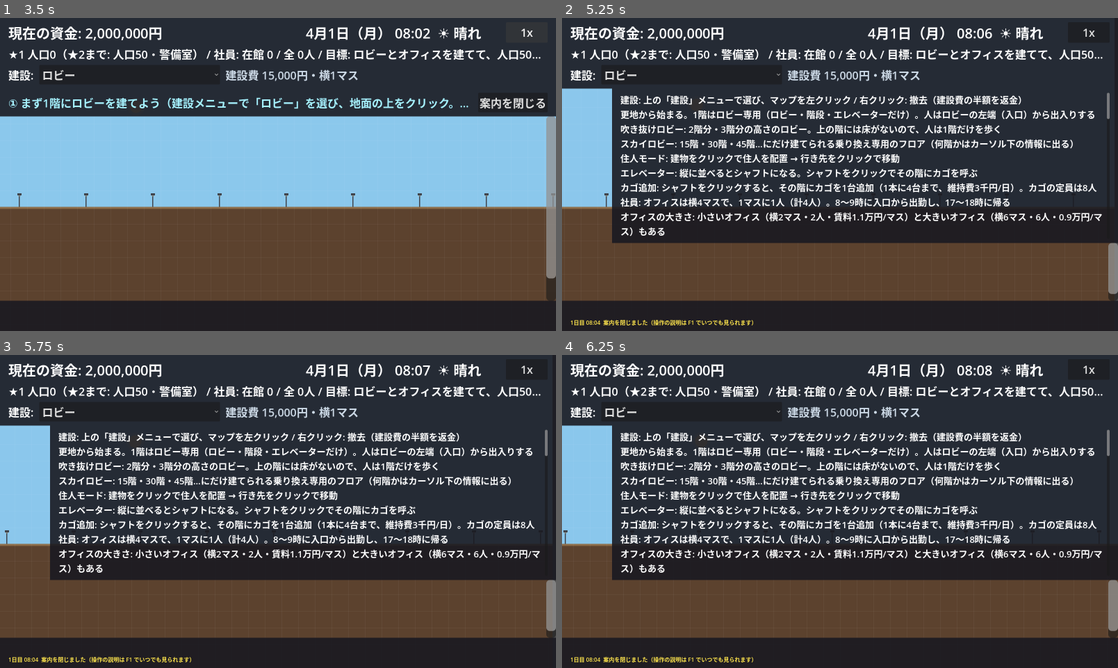
Above: before the commit, frames 1-4 (two rows, left to right).
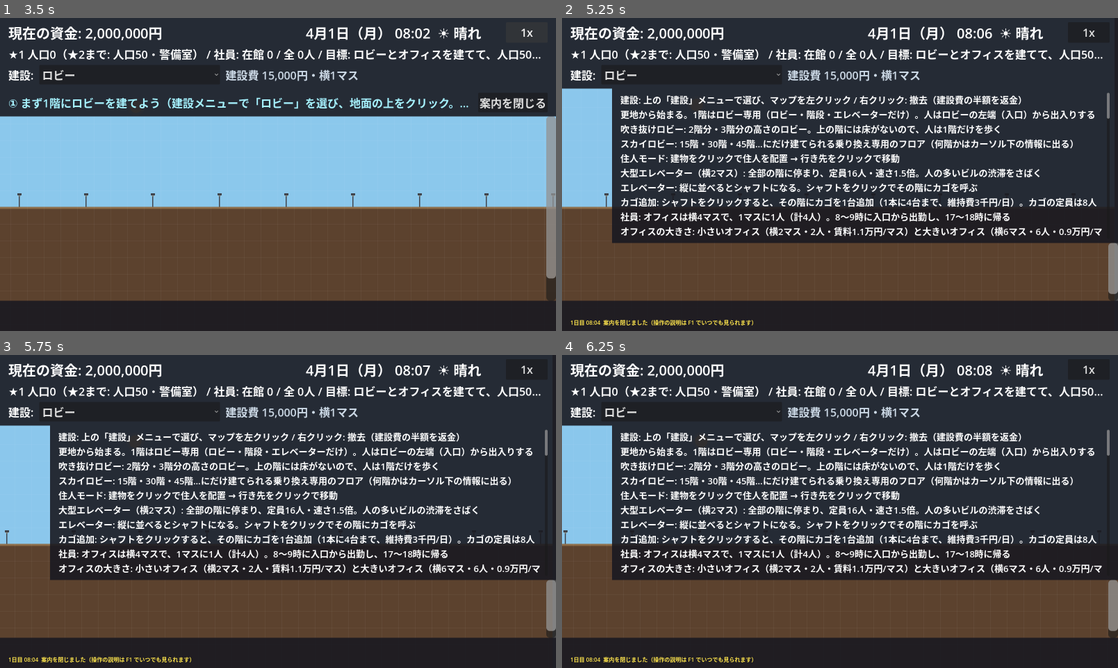
Above: after the commit, the same moments.

Repository: Toshiaki0315/ProjectTower
Game: Godot game, scene res://scenes/main.tscn
Same seed, same stepped clock (60 frames per second), same inputs: the game is played once before the commit and once after it.
Inputs (mouse positions are in pixels of both pictures, inside the frame that each line leads up to):
- Up to frame 1 (3.5 s): click "はじめから" at 0.5 s; click "1x" at 1.25 s; click "4x" at 2 s; click "16x" at 2.75 s
- Up to frame 2 (5.25 s): click "ロビー" at 3.5 s; click "案内を閉じる" at 4.25 s; tap Enter at 5 s; move the mouse to (962, 158) at 5.02 s; hold D from 5.03 s (still down); tap H at 5.1 s; click (962, 158) at 5.17 s
- Up to frame 3 (5.75 s): keep holding D
- Up to frame 4 (6.25 s): release D at 5.75 s; tap Space at 5.75 s; drag from (728, 527) to (812, 574) at 5.77 s

Frame 1 is identical in both runs. In frame 2, 6.2% of the frame differs, in the area x 10-99%, y 32-70%; in frame 3, 6.2%; in frame 4, 6.2%.

Commit message:
feat: 大型エレベーター（横2マス・全階停車・定員16人・速さ1.5倍）
- 急行（1階とスカイロビーだけ）とは役割を分け、中層階の混雑をさばく担当にする
- 横2マスでも1本のシャフト・1台のカゴになるよう、左端のマスで数える
  （elevator_system.shaft_column）。カゴの絵も2マス幅で中央に描く
- 経路探索の待ち時間の見込みを定員に反比例させ、定員の大きいカゴを選びやすくした

Co-Authored-By: Claude Opus 5 <noreply@anthropic.com>

Diff:
--- a/scripts/actors/elevator_car.gd
+++ b/scripts/actors/elevator_car.gd
@@ -27,9 +27,12 @@
 const CAPACITY := 8    # 定員（標準エレベーター）
 const EXPRESS_SPEED := 144.0 # 急行エレベーターの速さ（標準の3倍）
 const EXPRESS_CAPACITY := 20 # 急行エレベーターの定員
+const LARGE_SPEED := 72.0    # 大型エレベーターの速さ（標準の1.5倍）
+const LARGE_CAPACITY := 16   # 大型エレベーターの定員（標準の2倍）
 const STANDARD_COLOR := Color(0.75, 0.78, 0.85) # 標準のカゴの扉（銀）
 const EXPRESS_COLOR := Color(0.95, 0.78, 0.3)   # 急行のカゴの扉（金）
 const SERVICE_COLOR := Color(0.45, 0.75, 0.65)  # サービスのカゴの扉（緑）
+const LARGE_COLOR := Color(0.6, 0.72, 0.95)     # 大型のカゴの扉（青）
 
 # 群管理で乗り場呼びを割り当てるときの手間（コスト）の見積もり。単位は「階数」
 const STOP_COST := 1.5     # 停まる予定1つあたり（扉の開け閉めの時間）
@@ -38,10 +41,11 @@
 
 var world: Node2D  # main.gd
 var column: int    # シャフトのx座標
-var shaft_type := "elevator" # シャフトの種類（"elevator" = 標準 / "express_elevator" = 急行 / "service_elevator" = サービス）
-var speed := SPEED       # 昇降の速さ（急行は速い）
-var capacity := CAPACITY # 定員（急行は大きい）
-var body_color := STANDARD_COLOR # 扉の色（標準は銀、急行は金）
+var shaft_type := "elevator" # シャフトの種類（"elevator" = 標準 / "express_elevator" = 急行 / "large_elevator" = 大型 / "service_elevator" = サービス）
+var speed := SPEED       # 昇降の速さ（急行・大型は速い）
+var capacity := CAPACITY # 定員（急行・大型は大きい）
+var width_cells := 1     # カゴの横幅（マス数。大型は2）
+var body_color := STANDARD_COLOR # 扉の色（標準は銀、急行は金、大型は青、サービスは緑）
 var top_y: int     # シャフトの最上階
 var bottom_y: int  # シャフトの最下階
 var floor_y: int   # 最後に通過・停車した階
@@ -68,15 +72,22 @@
 	position = floor_position(floor_y)
 	z_index = 8 # マス目の表示より手前、住人より奥
 
-# シャフトの種類を決める（急行は速く、定員が多く、金色）
+# シャフトの種類を決める（急行は速く・金色、大型は横2マスで定員が大きい）
 func set_shaft_type(type: String) -> void:
 	shaft_type = type
-	var express := type == "express_elevator"
-	speed = EXPRESS_SPEED if express else SPEED
-	capacity = EXPRESS_CAPACITY if express else CAPACITY
+	speed = SPEED
+	capacity = CAPACITY
+	width_cells = 1
 	body_color = STANDARD_COLOR
-	if express:
+	if type == "express_elevator":
+		speed = EXPRESS_SPEED
+		capacity = EXPRESS_CAPACITY
 		body_color = EXPRESS_COLOR
+	elif type == "large_elevator":
+		speed = LARGE_SPEED
+		capacity = LARGE_CAPACITY
+		width_cells = 2
+		body_color = LARGE_COLOR
 	elif type == "service_elevator":
 		body_color = SERVICE_COLOR
 	queue_redraw()
@@ -106,7 +117,8 @@
 	return world.tile_map.local_to_map(position).y
 
 func floor_position(y: int) -> Vector2:
-	return world.tile_map.map_to_local(Vector2i(column, y))
+	# 横2マスの大型は、2マスの真ん中に来るように半マスずらす
+	return world.tile_map.map_to_local(Vector2i(column, y)) + Vector2((width_cells - 1) * 8.0, 0)
 
 # ---------------------------------------------------
 # 呼び出しの受け付け
@@ -336,13 +348,14 @@
 # ---------------------------------------------------
 
 func _draw() -> void:
-	var body := Rect2(-6, -7, 12, 14)
+	var half := 6.0 + (width_cells - 1) * 8.0 # 大型は横2マスぶんの幅で描く
+	var body := Rect2(-half, -7, half * 2.0, 14)
 	draw_rect(body.grow(1), Color.BLACK)
 	if state == State.DOORS_OPEN:
 		# 扉が開いている：明るい室内と、左右に寄せた扉
 		draw_rect(body, Color(1.0, 0.95, 0.7))
-		draw_rect(Rect2(-6, -7, 2, 14), body_color)
-		draw_rect(Rect2(4, -7, 2, 14), body_color)
+		draw_rect(Rect2(-half, -7, 2, 14), body_color)
+		draw_rect(Rect2(half - 2, -7, 2, 14), body_color)
 	else:
 		# 扉が閉まっている：銀色（急行は金色）の扉と中央の合わせ目
 		draw_rect(body, body_color)
@@ -351,7 +364,7 @@
 	var load_ratio := float(passengers.size()) / capacity
 	if load_ratio > 0.0:
 		var gauge_color := Color(1.0, 0.3, 0.3) if passengers.size() >= capacity else Color(0.3, 1.0, 0.4)
-		draw_rect(Rect2(-6, 5, 12.0 * minf(load_ratio, 1.0), 2), gauge_color)
+		draw_rect(Rect2(-half, 5, half * 2.0 * minf(load_ratio, 1.0), 2), gauge_color)
 	# 進行方向の表示（▲ 上へ / ▼ 下へ）
 	var arrow_color := Color(0.3, 1.0, 0.4)
 	if direction == Direction.UP:
--- a/scripts/main.gd
+++ b/scripts/main.gd
@@ -50,7 +50,7 @@
 # 建設メニューの並び（見出しごとにまとめる）。BUILDINGS に建物を足したら、ここにも入れる
 const MODE_GROUPS := [
 	{"name": "テナント", "modes": ["small_office", "office", "large_office", "hotel", "hotel_twin", "hotel_suite", "restaurant", "fastfood", "shop", "cinema", "housing", "wedding", "event_hall"]},
-	{"name": "ロビー・移動", "modes": ["lobby", "lobby2", "lobby3", "sky_lobby", "stairs", "escalator", "elevator", "express_elevator", "service_elevator", "add_car", "set_home", "service"]},
+	{"name": "ロビー・移動", "modes": ["lobby", "lobby2", "lobby3", "sky_lobby", "stairs", "escalator", "elevator", "express_elevator", "large_elevator", "service_elevator", "add_car", "set_home", "service"]},
 	{"name": "設備", "modes": ["housekeeping", "recycling", "security", "medical", "subway", "ramp", "parking", "helipad", "garden"]},
 	{"name": "その他", "modes": ["demolish", "resident"]},
 ]
--- a/scripts/systems/buildings.gd
+++ b/scripts/systems/buildings.gd
@@ -37,6 +37,7 @@
 	"lobby3": {"name": "吹き抜けロビー（3階分）", "cost": 45000, "source_id": 17, "floors": "ground", "height": 3, "lobby": true},
 	"sky_lobby": {"name": "スカイロビー", "cost": 50000, "source_id": 18, "floors": "sky_lobby"},
 	"express_elevator": {"name": "急行エレベーター", "cost": 120000, "source_id": 19, "floors": "any"},
+	"large_elevator": {"name": "大型エレベーター", "cost": 240000, "source_id": 32, "width": 2, "floors": "any"},
 	"escalator": {"name": "エスカレーター", "cost": 100000, "source_id": 20, "width": 2, "floors": "any"},
 	"service_elevator": {"name": "サービスエレベーター", "cost": 80000, "source_id": 21, "floors": "any"},
 }
--- a/scripts/systems/economy_system.gd
+++ b/scripts/systems/economy_system.gd
@@ -31,6 +31,7 @@
 const MAINTENANCE := {     # 建物1つの1日の維持費（エレベーターは1マスが1つ）
 	"elevator": 2000,
 	"express_elevator": 3000,
+	"large_elevator": 3000, # 大型は1階ぶん（横2マス）で3,000円
 	"escalator": 2000,
 	"service_elevator": 1500,
 	"housekeeping": 10000,
--- a/scripts/systems/elevator_system.gd
+++ b/scripts/systems/elevator_system.gd
@@ -5,6 +5,7 @@
 # シャフト = 同じ列で縦につながった、同じ種類のエレベーターのマスのまとまり。
 # 種類（SHAFT_TYPES）: "elevator" = 標準（全部の階に停まる） /
 #                      "express_elevator" = 急行（1階とスカイロビーの階だけに停まる。速くて定員が多い）
+#                      "large_elevator" = 大型（横2マス。全部の階に停まり、定員が大きくて少し速い）
 #                      "service_elevator" = サービス（裏方＝清掃員だけが乗れる）
 # 建設・撤去のたびに rebuild() を呼んで、シャフトとカゴを作り直す。
 #
@@ -14,7 +15,7 @@
 # ---------------------------------------------------
 
 const ElevatorCar := preload("res://scripts/actors/elevator_car.gd")
-const SHAFT_TYPES := ["elevator", "express_elevator", "service_elevator"]
+const SHAFT_TYPES := ["elevator", "express_elevator", "large_elevator", "service_elevator"]
 const MAX_CARS := 4        # 1本のシャフトに置けるカゴの数
 const CAR_COST := 50000    # カゴを1台追加する費用
 const CAR_MAINTENANCE := 3000 # 追加したカゴ1台の1日の維持費
@@ -62,9 +63,13 @@
 # 待機階（ホーム）: 呼び出しがなくなったカゴが戻る階。シャフトごとに1つ設定できる
 # ---------------------------------------------------
 
+# シャフトの列（横2マスの大型エレベーターは、左端のマスの列で表す）
+func shaft_column(cell: Vector2i) -> int:
+	return world.building_grid[cell].origin.x if world.building_grid.has(cell) else cell.x
+
 # シャフトを見分けるキー（同じ列に標準と急行が並ぶこともあるので、種類も見る）
 func shaft_key(cell: Vector2i) -> Array:
-	return [world.get_building_type(cell), cell.x]
+	return [world.get_building_type(cell), shaft_column(cell)]
 
 # 指定マスのシャフトの待機階（設定していなければnull）
 func get_home(cell: Vector2i):
@@ -155,7 +160,7 @@
 func find_shafts() -> Array:
 	var result: Array = []
 	for type in SHAFT_TYPES:
-		for cell: Vector2i in world.find_cells_of_type(type):
+		for cell: Vector2i in world.find_units_of_type(type): # 大型は左端のマスだけ見る
 			# シャフトの最下段のマスからだけ数え始める
 			if world.get_building_type(cell + Vector2i.DOWN) == type:
 				continue
@@ -170,7 +175,7 @@
 	var result: Array = []
 	var type: String = world.get_building_type(cell)
 	for car in cars:
-		if is_instance_valid(car) and car.shaft_type == type and car.column == cell.x and car.has_floor(cell.y):
+		if is_instance_valid(car) and car.shaft_type == type and car.column == shaft_column(cell) and car.has_floor(cell.y):
 			result.append(car)
 	return result
 
@@ -203,7 +208,7 @@
 	if get_add_car_problem(cell) != "":
 		return false
 	var first = get_car_at(cell)
-	cars.append(create_car(first.shaft_type, cell.x, first.top_y, first.bottom_y, cell.y))
+	cars.append(create_car(first.shaft_type, shaft_column(cell), first.top_y, first.bottom_y, cell.y))
 	world.funds -= CAR_COST
 	return true
 
--- a/scripts/systems/noise_system.gd
+++ b/scripts/systems/noise_system.gd
@@ -26,6 +26,7 @@
 	"ramp": 2,             # スロープ
 	"elevator": 2,         # エレベーター
 	"express_elevator": 3, # 急行エレベーター
+	"large_elevator": 3,   # 大型エレベーター
 	"service_elevator": 2, # サービスエレベーター
 	"escalator": 2,        # エスカレーター
 	"lobby": 2, "lobby2": 2, "lobby3": 2, "sky_lobby": 2, # ロビー（人の出入りが多い）
--- a/scripts/systems/pathfinding.gd
+++ b/scripts/systems/pathfinding.gd
@@ -16,7 +16,7 @@
 const WALK_COST := 1.0           # 横に1マス歩く
 const STAIRS_COST := 2.0         # 階段で1階分上り下りする
 const ESCALATOR_COST := 1.0      # エスカレーターで1階分上り下りする（待ち時間がなく、階段より楽）
-const ELEVATOR_WAIT_COST := 4.0  # エレベーターに乗る（待ち時間の見込み）
+const ELEVATOR_WAIT_COST := 4.0  # エレベーターに乗る（待ち時間の見込み。定員が大きいカゴほど短くなる）
 const ELEVATOR_FLOOR_COST := 0.5 # エレベーターで1階分移動する
 
 # 指定マスから1回で移動できる先とそのコストの一覧（住人の移動ルールはすべてここで決まる）
@@ -46,10 +46,12 @@
 	if world.elevator_system.is_shaft_type(world.get_building_type(cell)) and (staff or world.get_building_type(cell) != "service_elevator"):
 		var car = world.elevator_system.get_car_at(cell)
 		if car and car.in_service and car.is_stop_floor(cell.y):
+			# 速いカゴほど1階ぶんが安く、定員の大きいカゴほど待ち時間の見込みが短い
 			var floor_cost: float = ELEVATOR_FLOOR_COST * car.SPEED / car.speed
+			var wait_cost: float = ELEVATOR_WAIT_COST * car.CAPACITY / car.capacity
 			for y in range(car.top_y, car.bottom_y + 1):
 				if y != cell.y and car.is_stop_floor(y):
-					var cost := ELEVATOR_WAIT_COST + floor_cost * absi(y - cell.y)
+					var cost := wait_cost + floor_cost * absi(y - cell.y)
 					result.append({"to": Vector2i(cell.x, y), "cost": cost})
 	return result
 
--- a/scripts/view/pixel_art.gd
+++ b/scripts/view/pixel_art.gd
@@ -656,6 +656,24 @@
 		"FFFFFFFFFFFFFFFF",
 		"KKKKKKKKKKKKKKKK",
 	],
+	"large_elevator": [
+		"KKKKKKKKKKKKKKKKKKKKKKKKKKKKKKKK",
+		"rrRrrrrrrrrrrrccccrrrrrrrrrrrRrr",
+		"rrRrrrrrrrrrrrccccrrrrrrrrrrrRrr",
+		"rrRrrrrrrrrrrrccccrrrrrrrrrrrRrr",
+		"rrRrrrrrrrrrrrccccrrrrrrrrrrrRrr",
+		"rrRrrrrrrrrrrrccccrrrrrrrrrrrRrr",
+		"rrRrrrrrrrrrrrccccrrrrrrrrrrrRrr",
+		"rrRrrrrrrrrrrrccccrrrrrrrrrrrRrr",
+		"rrRrrrrrrrrrrrccccrrrrrrrrrrrRrr",
+		"rrRrrrrrrrrrrrccccrrrrrrrrrrrRrr",
+		"rrRrrrrrrrrrrrccccrrrrrrrrrrrRrr",
+		"rrRrrrrrrrrrrrccccrrrrrrrrrrrRrr",
+		"rrRrrrrrrrrrrrccccrrrrrrrrrrrRrr",
+		"rrRrrrrrrrrrrrccccrrrrrrrrrrrRrr",
+		"GGGGGGGGGGGGGGGGGGGGGGGGGGGGGGGG",
+		"KKKKKKKKKKKKKKKKKKKKKKKKKKKKKKKK",
+	],
 	"recycling": [
 		"KKKKKKKKKKKKKKKKKKKKKKKKKKKKKKKKKKKKKKKKKKKKKKKK",
 		"ZZZZZZZZZZZZZZZZZZZZZZZZZZZZZZZZZZZZZZZZZZZZZZZZ",
--- a/scripts/view/ui.gd
+++ b/scripts/view/ui.gd
@@ -2,6 +2,7 @@
 
 const ChartView := preload("res://scripts/view/chart_view.gd")
 const Buildings := preload("res://scripts/systems/buildings.gd")
+const ElevatorCar := preload("res://scripts/actors/elevator_car.gd")
 
 # ---------------------------------------------------
 # 画面（UI）の組み立てと更新。main.gd から使う。
@@ -222,6 +223,7 @@
 		"吹き抜けロビー: 2階分・3階分の高さのロビー。上の階には床がないので、人は1階だけを歩く",
 		"スカイロビー: 15階・30階・45階…にだけ建てられる乗り換え専用のフロア（何階かはカーソル下の情報に出る）",
 		"住人モード: 建物をクリックで住人を配置 → 行き先をクリックで移動",
+		"大型エレベーター（横2マス）: 全部の階に停まり、定員16人・速さ1.5倍。人の多いビルの渋滞をさばく",
 		"エレベーター: 縦に並べるとシャフトになる。シャフトをクリックでその階にカゴを呼ぶ",
 		"カゴ追加: シャフトをクリックすると、その階にカゴを1台追加（1本に4台まで、維持費3千円/日）。カゴの定員は8人",
 		"社員: オフィスは横4マスで、1マスに1人（計4人）。8〜9時に入口から出勤し、17〜18時に帰る",
@@ -401,6 +403,8 @@
 		info += "・高さ%d階分" % world.get_height(mode)
 	if mode == "express_elevator":
 		info += "（1階とスカイロビーの階だけに停まる）"
+	elif mode == "large_elevator":
+		info += "（全部の階に停まる。定員%d人・速さ1.5倍）" % ElevatorCar.LARGE_CAPACITY
 	return info
 
 # 建設メニューの選択と説明を、今のモードに合わせる
--- a/tests/screenshot_test.gd
+++ b/tests/screenshot_test.gd
@@ -40,7 +40,7 @@
 	var shard_index := (int(shard.split("/")[0]) - 1) if shard.contains("/") else 0
 	var shard_count := int(shard.split("/")[1]) if shard.contains("/") else 1
 	var scenario_index := -1
-	for scenario in [run_empty_start_scenario, run_build_scenar …(1381 unchanged characters)… ffice_types_scenario, run_frame_scenario]:
+	for scenario in [run_empty_start_scenario, run_build_scenar …(1381 unchanged characters)… ffice_types_scenario, run_frame_scenario, run_large_elevator_scenario]:
 		scenario_index += 1
 		if scenario_index % shard_count != shard_index:
 			continue # ほかの組が受け持つシナリオ
@@ -4044,3 +4044,54 @@
 	await click_cell(shop, MOUSE_BUTTON_RIGHT)            # 住宅を撤去（もう支えていないので更地に戻る）
 	check(main.is_cell_empty(shop), "上に何もなくなったら、撤去で更地に戻る（跡地は残らない）")
 	return true
+
+# シナリオ65: 大型エレベーター（横2マス・定員16人・速さ1.5倍）
+# 横2マスで1本のシャフトになること、定員と速さ、経路探索で選ばれやすいことを確かめる。
+# ---------------------------------------------------
+func run_large_elevator_scenario() -> bool:
+	print("[シナリオ] 大型エレベーター")
+	main.clear_world()
+	main.funds = 10000000
+	var elevators = main.elevator_system
+	build_support(cells_row(18, 4, 7) + cells_row(18, 11, 20), "lobby") # シャフトの場所（x=8〜10）は空けておく
+	# x=8〜9 に大型エレベーター（1階〜5階）
+	await choose_mode("large_elevator")
+	check(main.mode_info_label.text.contains("定員16人"), "建設メニューに定員と速さが出る")
+	for y in range(18, 13, -1):
+		await click_cell(Vector2i(8, y), MOUSE_BUTTON_LEFT)
+	check(main.get_building_type(Vector2i(9, 18)) == "large_elevator", "大型エレベーターは横2マス")
+	check(main.funds == 10000000 - 5 * 240000, "1階ぶん24万円（横2マス）かかる")
+
+	var large = elevators.get_car_at(Vector2i(8, 18))
+	check(large != null and large.capacity == 16, "大型のカゴは定員16人")
+	check(is_equal_approx(large.speed, large.SPEED * 1.5), "大型のカゴは標準の1.5倍の速さ")
+	check(elevators.cars.size() == 1, "横2マスでもシャフトは1本（カゴは1台）")
+	check(elevators.get_car_at(Vector2i(9, 16)) == large, "右のマスからも同じカゴを使える")
+	check(large.is_stop_floor(16), "大型は途中の階にも停まる（急行とちがう）")
+
+	# 右隣に標準のエレベーターを建てて、経路探索がどちらを選ぶか確かめる
+	await choose_mode("elevator")
+	for y in range(18, 13, -1):
+		await click_cell(Vector2i(10, y), MOUSE_BUTTON_LEFT)
+	var standard = elevators.get_car_at(Vector2i(10, 18))
+	check(standard != null and standard.capacity == 8, "標準のカゴは定員8人のまま")
+	var moves: Array = main.pathfinding.get_moves(Vector2i(8, 18))
+	var large_cost := 0.0
+	for m in moves:
+		if m.to == Vector2i(8, 14):
+			large_cost = m.cost
+	var standard_moves: Array = main.pathfinding.get_moves(Vector2i(10, 18))
+	var standard_cost := 0.0
+	for m in standard_moves:
+		if m.to == Vector2i(10, 14):
+			standard_cost = m.cost
+	check(large_cost < standard_cost, "大型は待ち時間が短く速いので、経路の費用が標準より小さい")
+
+	# 標準のシャフトの目の前にいる人でも、5階へ行くなら大型まで歩いて乗る
+	var path: Array[Vector2i] = main.find_path(Vector2i(10, 18), Vector2i(8, 14))
+	check(count_rides(path) == 1, "エレベーターに1回乗る経路になる")
+	check(not path.has(Vector2i(10, 14)), "標準ではなく大型エレベーターを選ぶ")
+	focus_camera(Vector2i(9, 16))
+	await wait_frames(2)
+	await capture("large_elevator_01")
+	return true
Binary file added: docs/images/buildings/frame.png
Binary file added: docs/images/buildings/large_elevator.png
Binary file changed: docs/images/screenshots/day.png
Binary file changed: docs/images/screenshots/night.png
Not shown, changed: README.md
Not shown, changed: Tasks.md
Not shown, changed: docs/Game_Spec.md
